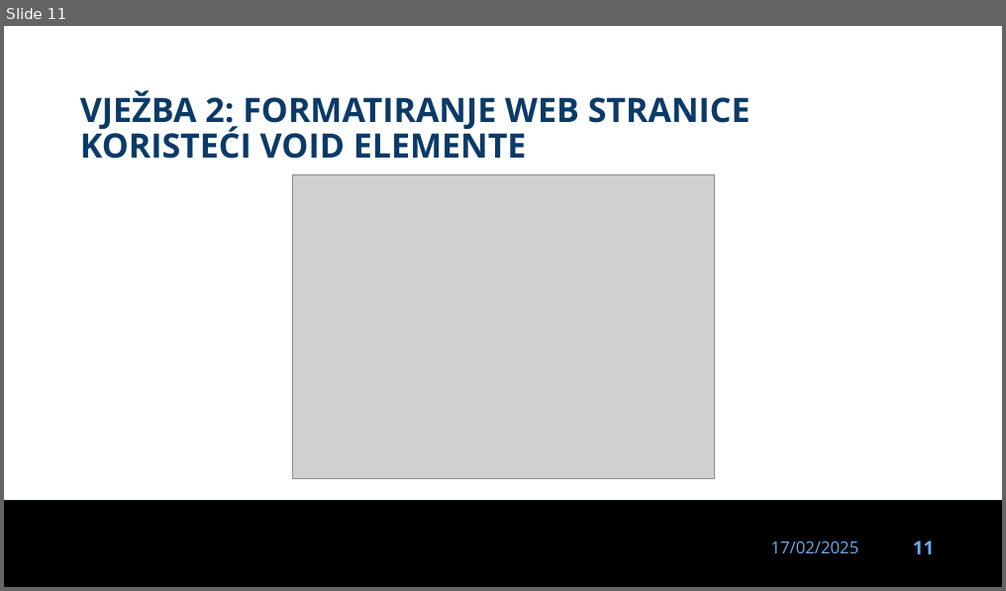
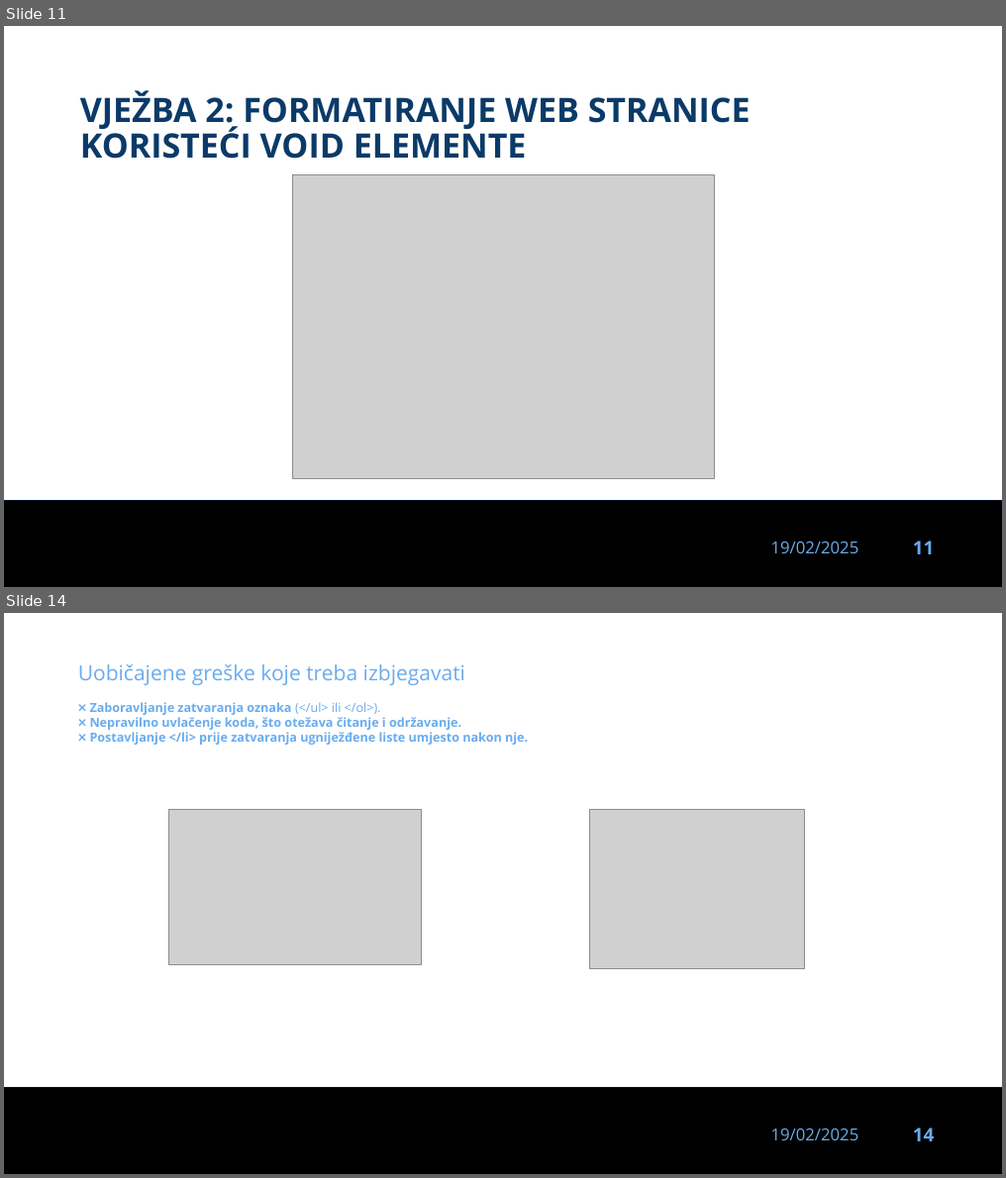
Before and after one commit to dinoDuvnjak/CTK, a slide deck: Bootcamp/dan-22-html-css/dan-22-html-css.pptx. Shown one above the other, each under a label of ours: slide 11 before the commit, slides 11 and 14 after it; the slides between them are not shown. The pictures are 1006x591 and 1006x1178 pixels, drawn with LibreOffice and Linux fonts; fonts in the diff are those of the drawing; grey boxes stand for pictures; background and template pictures are left out. Boxes give left, top, right and bottom in pixels: in the first picture for what was removed or moved away, otherwise in the second. Text is boxed around its words. In the diff, an @@ line names an element or a change of style, - is before the commit and + after.

```diff
--- a/Bootcamp/dan-22-html-css/dan-22-html-css.pptx
+++ b/Bootcamp/dan-22-html-css/dan-22-html-css.pptx
@@ slide 14 added at (x1=4, y1=613, x2=1002, y2=1174), background #FFFFFF; not listed: 3 template elements that a slide beside it also shows @@
@@ text added at (x1=78, y1=664, x2=528, y2=745), 12 pt, text #69ACED, bold @@
+Uobičajene greške koje treba izbjegavati
+❌ Zaboravljanje zatvaranja oznaka (</ul> ili </ol>).
+❌ Nepravilno uvlačenje koda, što otežava čitanje i održavanje.
+❌ Postavljanje </li> prije zatvaranja ugniježđene liste umjesto nakon nje.
@@ picture added at (x1=168, y1=810, x2=422, y2=964) @@
@@ picture added at (x1=589, y1=810, x2=805, y2=968) @@
@@ slide 11 changed as well @@
@@ text at (x1=771, y1=542, x2=859, y2=554): text changed @@
-17/02/2025
+19/02/2025
```
Also in this commit, not shown: 10 other slides changed, 11 other slides added, 9 slides removed, 3 other files.
